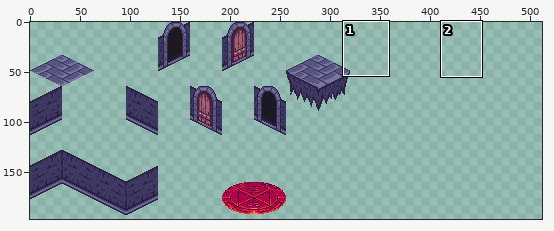
Edited in one commit: sprite sheet (Game/maps/Tilesets/Main Hall/tileset_main_hall.png). The first picture is a wide view before the edit; the outline marks the close-up.
Close-up. Before:
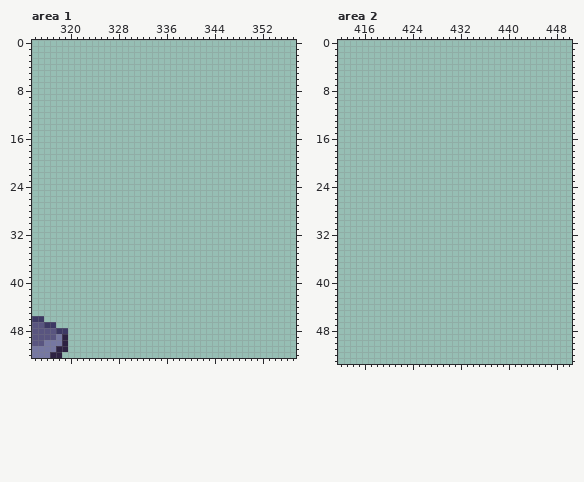
The file is 512x512 pixels. Shown: area 1: x 314..357, y 0..52; area 2: x 412..450, y 0..53. The wide view leaves out empty margins. The commit also changed other parts of the picture, which this record leaves out.
Now the later version:
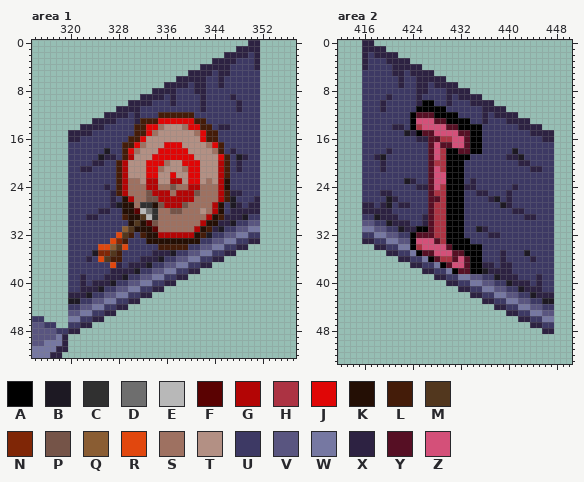
Palette (. is transparent): A #000000  B #1d1923  C #303030  D #6e6e6e  E #b8b8b8  F #5a0202  G #b30505  H #ac3343  J #e00606  K #240f05  L #441c09  M #52371e  N #7f2606  P #755448  Q #8a5d33  R #e1470e  S #9e7161  T #b39084  U #3d3964  V #595580  W #7678a2  X #2d2242  Y #560f24  Z #d45079
Change:
Area 1:
y 0: x 350..351 .. -> XX
y 1: x 348..351 .... -> XXXX
y 2: x 346..351 ...... -> XXXXUX
y 3: x 344..351 ........ -> XXXXUUUX
y 4: x 342..351 .......... -> XXXXXUUUUX
y 5: x 340..351 ............ -> XXXXUXXUUUUU
y 6: x 338..351 .............. -> XXXXXUUXUUUUUU
y 7: x 336..351 ................ -> XXXXUXXUUXUUUUUU
y 8: x 334..351 .................. -> XXXXUUUXXUUUUUUUUU
y 9: x 332..351 .................... -> XXXXUXUUUUXUUUUXUUUU
y 10: x 330..351 ...................... -> XXXXUUUXUUUUXUUUUUXUUU
y 11: x 328..351 ........................ -> XXXXUUUUUUUUUUXUUUUUXUUU
y 12: x 326..351 .......................... -> XXXXUXUUULLLLLLUUUUUUUUUUU
y 13: x 324..351 ............................ -> XXXXUUUXLLLJJJJJJLLUUUUUUUUU
y 14: x 322..351 .............................. -> XXXXUUUUULLJJSTTTSJJLLUXXUUUUU
y 15: x 320..351 ................................ -> XXXXUUUUUUULLJSTTTTTTSJLLUUUUUUU
y 16: x 320..351 ................................ -> XXUUUUUUUULLJTTTTTTTTTJLLUUUUUUU
y 17: x 320..351 ................................ -> UUUUUUUUULLJSTTTJJJTTTTSJLUUUUUU
y 18: x 320..351 ................................ -> UUUUUUBUULJSTTTJJJJJTTTTSLUXUUUU
y 19: x 320..351 ................................ -> UUUUUBXXULGTTTJJJJJJJTTTTJLUBXUU
y 20: x 320..351 ................................ -> UUUUXXUULGTTTJJJSTTJJJTTTGLUXUUU
y 21: x 320..351 ................................ -> UUXXUUUULGTTTJJSTTTSJJTTTGLUXUUU
y 22: x 320..351 ................................ -> UUUUUUUULGTTTJJTTJTTJJTTTGLUUUUU
y 23: x 320..351 ................................ -> UUUUUUUULGSSTGGTTGGTJJTSTGKUUUUU
y 24: x 320..351 ................................ -> UUUUUUXULGSSSGGSSPSSGGSSSGKUUUUU
y 25: x 320..351 ................................ -> UUUUUUUXLGSSSPGGGSGGGPSSSGLXXUUU
y 26: x 320..351 ................................ -> UUUUUUUXUKGSSPPGGGGGGSSSSGLBUUUX
y 27: x 320..351 ................................ -> UUUUUUUXBKKSCCKPGGGPSSSSGKUBXUXX
y 28: x 320..351 ................................ -> UUUUUXXUUKKFEDCSSPPSSSTSGKUXXXXX
y 29: x 320..351 ................................ -> UUUXXUUUULKKMECSSSSSSSSGKLXXXBUU
y 30: x 320..351 ................................ -> UUUUUUUUUUKMKFPSSSSSSSGKKXXBUUVV
y 31: x 320..351 ................................ -> UUUUUUUUUQMKKKFSSSSSSGKLXBUUVVWW
y 32: x 320..351 ................................ -> UUUUUUUURMLULKKGGGGGGKLBUUVVWWUU
y 33: x 320..351 ................................ -> UUUUUUURNLUUUKKKKKKKKKUUVVWWUUXX
y 34: x 320..349 .............................. -> UUUUURRQMRUUUUULLLLLUUVVWWUUXX
y 35: x 320..347 ............................ -> UUUUBNNMLUUUUUXXXBUUVVWWUUXX
y 36: x 320..345 .......................... -> UUUXURMLLUUUXXXBUUVVWWUUXX
y 37: x 320..343 ........................ -> UUUUUUURXUXXXBUUVVWWUUXX
y 38: x 320..341 ...................... -> UUUUUUUXXXXBUUVVWWUUXX
y 39: x 320..339 .................... -> UUXUUUXXXBUUVVWWUUXX
y 40: x 320..337 .................. -> UUXUXXXBUUVVWWUUXX
y 41: x 320..335 ................ -> UUXXXBUUVVWWUUXX
y 42: x 320..333 .............. -> XXXBUUVVWWUUXX
y 43: x 320..331 ............ -> BBUUVVWWUUXX
y 44: x 320..329 .......... -> UUVVWWUUXX
y 45: x 320..327 ........ -> VVWWUUXX
y 46: x 320..325 ...... -> WWUUXX
y 47: x 320..323 .... -> UUXX
y 48: x 320..321 .. -> XX
Area 2:
y 0: x 416..417 .. -> XX
y 1: x 416..419 .... -> XXXX
y 2: x 416..421 ...... -> XUXXXX
y 3: x 416..423 ........ -> XUUUXXXX
y 4: x 416..425 .......... -> XUUUUXXXXX
y 5: x 416..427 ............ -> UUUUUXXUXXXX
y 6: x 416..429 .............. -> UUUUUUXUUXXXXX
y 7: x 416..431 ................ -> UUUUUUXUUXXUXXXX
y 8: x 416..433 .................. -> UUUUUUUUUXXUUUXXXX
y 9: x 416..435 .................... -> UUUUXUUUUXUUUUXUXXXX
y 10: x 416..437 ...................... -> UUUXUUUUUXAAUUXUUUXXXX
y 11: x 416..439 ........................ -> UUUXUUUUUAAAAAUUUUUUXXXX
y 12: x 416..441 .......................... -> UUUUUUUUAYYYAAAAUUUUXUXXXX
y 13: x 416..443 ............................ -> UUUUUUUUAZZZYYAAAAUUXUUUXXXX
y 14: x 416..445 .............................. -> UUUUUXXUAHZZZZYYAAAAUUUUUUXXXX
y 15: x 416..447 ................................ -> UUUUUUUBXAYYZZZZYYAAUUUUUUUUXXXX
y 16: x 416..447 ................................ -> UUUUUUUUUXXYYHHZZYAAUUUUUUUUUUXX
y 17: x 416..447 ................................ -> UUUUUUUUUUUYZYYZZYAAUUUUUUUUUUUU
y 18: x 416..447 ................................ -> UUUUXUUUUUUYZHAAYYAAUUUUUBUUUUUU
y 19: x 416..447 ................................ -> UUXBUUUUUUUYZHAAAAUUUUUUXXBUUUUU
y 20: x 416..447 ................................ -> UUUXUUUUUUUYHHAAAUUUUUUUUUXXUUUU
y 21: x 416..447 ................................ -> UUUXUUUUUUUYZHAAAUUUUUUUUUUUXXUU
y 22: x 416..447 ................................ -> UUUUUUUUUUUYZZAAAUUUUUUUUUUUUUUU
y 23: x 416..447 ................................ -> UUUUUUUBXUUYZZAAAUXUUUUUUUUUUUUU
y 24: x 416..447 ................................ -> UUUUUUUUUXXYZHAAAXXUUUUUUXUUUUUU
y 25: x 416..447 ................................ -> UUUXXUUUUUUYHHAAAUUXXUUUXUUUUUUU
y 26: x 416..447 ................................ -> UUUUBXUUUUUYYHAAAUUUUXBUXUUUUUUU
y 27: x 416..447 ................................ -> XXUXBUXXUUUYHHAAAUUUUUUBXUUUUUUU
y 28: x 416..447 ................................ -> XXXXXUUUUUUYHHAAAUUUUUUUUXXUUUUU
y 29: x 416..447 ................................ -> UUBXXXUUUUXYHHAAAUUUUUUUUUUXXUUU
y 30: x 416..447 ................................ -> VVUUBXXXUUXYHHAAAUUUUUUUUUUUUUUU
y 31: x 416..447 ................................ -> WWVVUUBXXAAYHHAAAUUBXUUUUUUUUUUU
y 32: x 416..447 ................................ -> UUWWVVUUAYYYHHAAAUUUUXXUUUUUUUUU
y 33: x 416..447 ................................ -> XXUUWWVVAZZZYHAAAAUUUUUUUUUUUUUU
y 34: x 418..447 .............................. -> XXUUWWAHZZZZYAAAAAUUUUUUUUUUUU
y 35: x 420..447 ............................ -> XXUUWAYYZZZYYAAAUUUXUUUBUUUU
y 36: x 422..447 .......................... -> XXUUWAYHHYZYAAUUUXUUUUXUUU
y 37: x 424..447 ........................ -> XXUUWAYZZYAAXXUXXUUUUUUU
y 38: x 426..447 ...................... -> XXUUWAYYAABXXXXUUUUUUU
y 39: x 428..447 .................... -> XXUUWWVVUUBXXXUUUXUU
y 40: x 430..447 .................. -> XXUUWWVVUUBXXXUXUU
y 41: x 432..447 ................ -> XXUUWWVVUUBXXXUU
y 42: x 434..447 .............. -> XXUUWWVVUUBXXX
y 43: x 436..447 ............ -> XXUUWWVVUUBB
y 44: x 438..447 .......... -> XXUUWWVVUU
y 45: x 440..447 ........ -> XXUUWWVV
y 46: x 442..447 ...... -> XXUUWW
y 47: x 444..447 .... -> XXUU
y 48: x 446..447 .. -> XX
Where, in picture pixels (left, top, right, bottom), the same in both close-ups:
added: (68, 40, 260, 334)
added: (362, 40, 554, 334)
